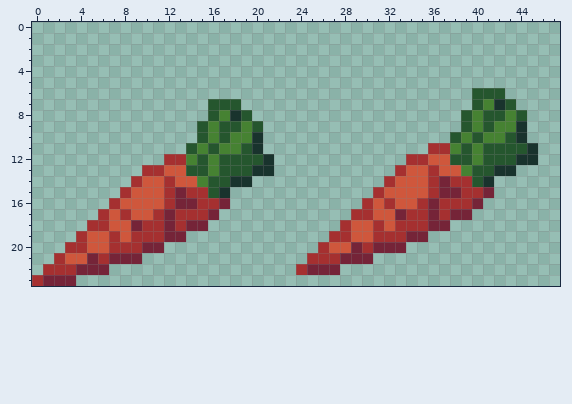
Two versions of one pixel-art sprite, silentharvest/Assets/carot.png. Above is the file before it was changed.
The file is 48x24 pixels. Colours within 5 levels of each other are drawn and written as one.
Now the later version:
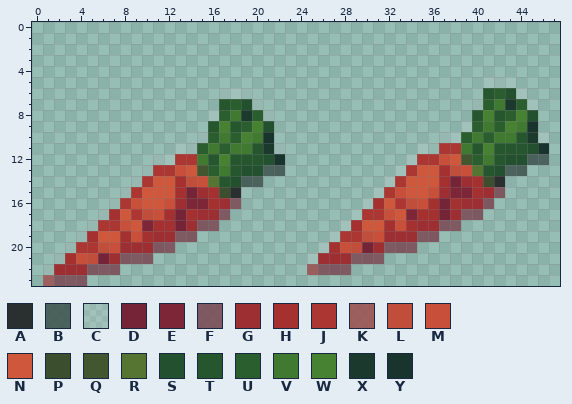
Palette (. is transparent): A #29302f  B #3d4f4bd3  C #d8d5d52c  D #752438  E #7d2637  F #7c4552d3  G #9d2e31  H #a53030  J #ac3732  K #9d4d4dd3  L #c04e3b  M #c8503a  N #cf573c  P #3b4f2e  Q #425630  R #567432  S #23502e  T #25562e  U #2b5e2f  V #407a31  W #468232  X #1b392d  Y #19332d
Diff:
Changed rows in their new state; - is an unchanged pixel.
first column x 0:
 5 -----------------------------------------CCC---
 6 -----------------CCC--------------------.-USC--
 7 ----------------.-USC-------------------CUVXUC-
 8 ----------------CUVXUC-----------------.TW-UWS-
 9 ---------------.TW-UWS-----------------CUVU-VY-
10 ---------------CUVU-VY---------------CCUVUVVTXC
11 -------------CCUVUVVTXC------------CCJJVTW---SY
12 -----------CCJJVTW---SY-----------CJJMNQUV-SSBB
13 ----------CJJMNQUV-SSBB----------CJ-NHLMR-SBB--
14 ---------CJ-NHLMR-SBB-----------CJ--NHDGHPA----
15 --------CJ--NHDGHPA------------CJM--MGEE-GF----
16 -------CJM--MGEE-GF-----------CHNJLMHD-GGF-----
17 ------CHNJLMHD-GGF-----------CJJMNE-HDGFF------
18 -----CJJMNE-HDGFF-----------CH-NHM-GGFF--------
19 ----CH-NHM-GGFF------------CJJLMGGGFF----------
20 ---CJJLMGGGFF-------------CHMLDGFFF------------
21 --CHMLDGFFF--------------CGGGFFF---------------
22 -CGGGFFF----------------.KFFF------------------
23 .KFFF------------------------------------------
